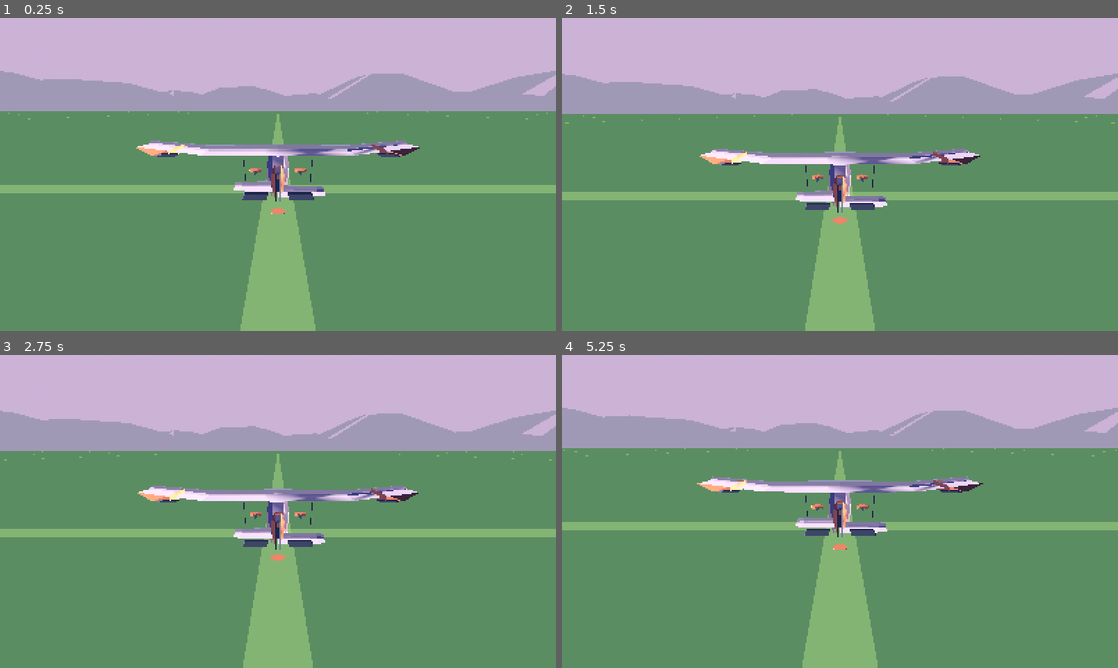
Above: before the commit, frames 1-4 (two rows, left to right).
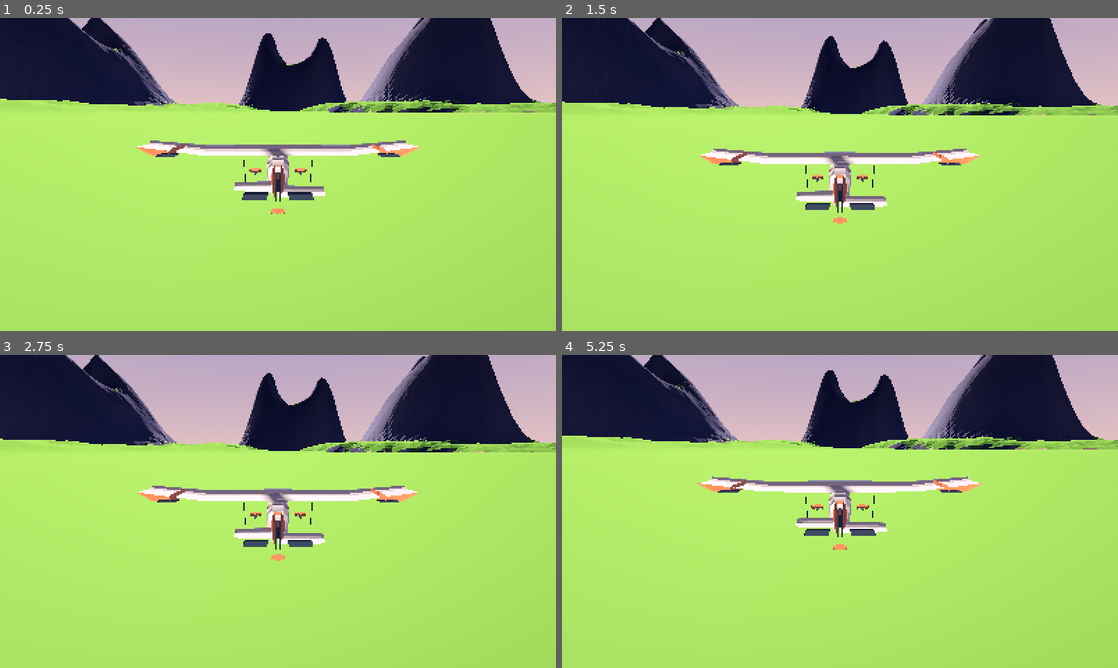
Above: after the commit, the same moments.

Repository: Virtualord/zephyr-way
Game: Godot game, scene res://scenes/main/Main.tscn
Two runs of this game, one before a commit and one after it. Both use one fixed random seed, a clock stepped at 60 frames per second and the inputs below.
Inputs:
- Up to frame 1 (0.25 s): no input
- Up to frame 2 (1.5 s): hold D (roll_right) 0.53-1.28 s; hold Space (airbrake) from 1.28 s (still down)
- Up to frame 3 (2.75 s): tap Enter at 2 s; release Space (airbrake) at 2.03 s; hold D (roll_right) from 2.03 s (still down)
- Up to frame 4 (5.25 s): tap R (reset_aircraft) at 2.75, 5 s; release D (roll_right) at 2.78 s; hold W (pitch_up) 2.78-3.53 s; hold A (roll_left) 3.53-5.03 s; hold Space (airbrake) from 5.03 s (still down)

The runs differ from the first frame. In frame 1, 88% of the frame differs, in the area x 0-100%, y 0-100%; in frame 2, 87%; in frame 3, 87%; in frame 4, 88%.

Commit message:
fix(main): resolve the world so the aircraft flies over the island
Main declared a world_scene export but never used it, so `world` stayed null and
_place_aircraft() fell through to respawn(). The aircraft spawned at the scene's
authored transform and the flight model sampled its own flat-world default.

Nothing errored. The flight suite passed, the scene ran, the aircraft took off --
just not over the island. A scene-file wiring bug is invisible to every other
suite, which is what scene_test.gd now covers.

The world node is found rather than instantiated here: the island builds terrain in
_ready and the aircraft samples its height in its own _ready, so spawning the
world later would mean a frame of the aircraft falling through ground that does not
exist yet. world_scene is the declaration of which world is expected, and a
disagreement between it and the tree is reported rather than ignored.

The authored transform is removed from Main.tscn. A height written into a scene
file is a guess about runtime-generated terrain: it happened to be 26 m above the
airport, so the aircraft dropped on spawn. Start position and heading are now
derived from the terrain, and the start heading uses the design's runway heading so
the player begins pointed down the runway rather than across it.

AircraftController.ground_height_sampler() is exposed so the wiring can be asserted.
The sampler is a Callable rather than a node reference, so this checks it is valid
and that it agrees with the island -- a sampler stuck at the y=0 default would
return 0.0 at a probe point the island puts hundreds of metres up.

Diff:
--- a/zephyr-way-opencode-pack/scenes/main/Main.tscn
+++ b/zephyr-way-opencode-pack/scenes/main/Main.tscn
@@ -1,15 +1,19 @@
 [gd_scene load_steps=5 format=3]
 
 [ext_resource type="Script" path="res://scripts/main/main.gd" id="1_main"]
-[ext_resource type="PackedScene" path="res://scenes/world/TestEnvironment.tscn" id="2_environment"]
+[ext_resource type="PackedScene" path="res://scenes/world/Island.tscn" id="2_island"]
 [ext_resource type="PackedScene" path="res://scenes/aircraft/Aircraft.tscn" id="3_aircraft"]
 [ext_resource type="PackedScene" path="res://scenes/aircraft/ChaseCamera.tscn" id="4_camera"]
 
 [node name="Main" type="Node3D"]
 script = ExtResource("1_main")
+world_scene = ExtResource("2_island")
 aircraft_scene = ExtResource("3_aircraft")
 chase_camera_scene = ExtResource("4_camera")
 
-[node name="TestEnvironment" parent="." instance=ExtResource("2_environment")]
+[node name="Island" parent="." instance=ExtResource("2_island")]
 
 [node name="Aircraft" parent="." instance=ExtResource("3_aircraft")]
+
+[node name="FlightController" parent="Aircraft" index="0"]
+ground_height_sampler_path = NodePath("../../Island")
--- a/zephyr-way-opencode-pack/scripts/aircraft/aircraft_controller.gd
+++ b/zephyr-way-opencode-pack/scripts/aircraft/aircraft_controller.gd
@@ -139,6 +139,15 @@
 		push_warning("AircraftController: ground sampler '%s' has no ground_height_at() method." % sampler.name)
 
 
+## The callable that reports terrain height, if one is connected.
+##
+## Exposed so the scene wiring can be tested. Whether the aircraft is actually
+## sampling the island rather than assuming flat ground is invisible from the flight
+## model alone: both behave identically until the terrain has relief.
+func ground_height_sampler() -> Callable:
+	return _model.ground_height_sampler if _model != null else Callable()
+
+
 func _ground_height_at(position: Vector3) -> float:
 	if _model != null and _model.ground_height_sampler.is_valid():
 		return float(_model.ground_height_sampler.call(position))
--- a/zephyr-way-opencode-pack/scripts/main/main.gd
+++ b/zephyr-way-opencode-pack/scripts/main/main.gd
@@ -1,36 +1,143 @@
 ## Entry point for the playable slice.
 ##
-## Assembles the three things milestone 1 needs and nothing more: the test
-## environment, the aircraft, and the chase camera. Aircraft respawn, input
-## actions and the main loop wiring live here so [TestEnvironment] and
-## [AircraftController] stay free of scene-graph knowledge.
+## Assembles the island, the aircraft and the chase camera, and owns the handful of
+## things that need to know about all three: where the aircraft starts, and
+## resetting it.
 ##
-## Deliberately absent for now, per PROMPT_FIRST.md: terrain, ocean, missions,
-## HUD, menus, audio and save state. A later milestone adds its own scene beside
-## this one rather than growing this script.
+## The world is a scene reference rather than a hard-coded type wherever possible,
+## so `TestEnvironment` can be swapped back in for the flat test bed without
+## touching this script. Both expose `ground_height_at`, which is the entire
+## contract between the world and the flight model.
 class_name Main
 extends Node3D
 
+## World scene to instantiate. Must expose `ground_height_at(Vector3) -> float`.
+@export var world_scene: PackedScene
 ## Aircraft scene to spawn.
 @export var aircraft_scene: PackedScene
 ## Camera scene to spawn.
 @export var chase_camera_scene: PackedScene
 
-@onready var environment: TestEnvironment = $TestEnvironment
 @onready var aircraft: AircraftController = $Aircraft/FlightController
 
+var world: Node3D
 var _chase_camera: ChaseCamera
 
 
 func _ready() -> void:
+	_resolve_world()
+	_place_aircraft()
 	_spawn_camera()
 	_connect_respawn()
 	print("[Zephyr Way] Ready. Pitch: W/S, Roll: A/D, Yaw: Q/E, Throttle: Shift/Ctrl, Airbrake: Space, Reset: R")
 
 
+## Find the world this scene is running over.
+##
+## The world node is already in the scene tree rather than instantiated here, because
+## the island builds terrain in `_ready` and the aircraft samples its height in its
+## own `_ready`; spawning it later would mean a frame of the aircraft falling through
+## ground that does not exist yet.
+##
+## [member world_scene] is therefore only a declaration of which world is expected,
+## and is used to find the node by name. That keeps the contract explicit — if the
+## scene and the declaration disagree, this says so — without duplicating the node.
+func _resolve_world() -> void:
+	if world != null:
+		return
+	if world_scene == null:
+		push_warning("Main: no world_scene set; the aircraft will fly over flat ground at y=0.")
+		return
+
+	var expected := world_scene.resource_path.get_file().get_basename()
+	world = get_node_or_null(NodePath(expected)) as Node3D
+	if world == null:
+		push_warning("Main: world_scene is set but no '%s' node is in the scene." % expected)
+		return
+	if not world.has_method(&"ground_height_at"):
+		push_warning("Main: '%s' has no ground_height_at(); the aircraft cannot land." % expected)
+
+
 func _unhandled_input(event: InputEvent) -> void:
 	if event.is_action_pressed(&"reset_aircraft"):
 		reset_aircraft()
+
+
+## Spawn position for the aircraft.
+##
+## On the island this is the airport plateau, at the position the design specifies.
+## The world origin would be a poor choice on generated terrain, since it may well be
+## underwater and means nothing to a player.
+##
+## The aircraft is placed exactly on the surface, not above it. A scene-authored
+## transform is not good enough: the terrain is generated at runtime, so any height
+## written into the scene file is a guess that will be wrong as soon as the seed
+## changes. Spawning high enough to be safe would mean dropping onto the runway on
+## the first frame.
+func _place_aircraft() -> void:
+	if world == null:
+		aircraft.respawn()
+		return
+
+	var start := _find_start_point()
+	aircraft.start_position = Vector3(
+		start.x,
+		_call_ground_height(Vector3(start.x, 0.0, start.y)),
+		start.y
+	)
+	aircraft.start_heading_degrees = _start_heading()
+	aircraft.respawn()
+
+
+## Heading the aircraft starts facing, in degrees.
+##
+## Aligned with the runway so the player begins pointed down it rather than across
+## it. Milestone 05 builds the runway itself; this only needs the design's number.
+func _start_heading() -> float:
+	var island := world as Island
+	if island == null or island.generator == null:
+		return 0.0
+	return island.generator.airport_heading_degrees
+
+
+## Where to start: the airport plateau, since the design fixes its position and the
+## terrain generator flattens it deliberately.
+func _find_start_point() -> Vector2:
+	var island := world as Island
+	if island != null and island.generator != null:
+		return island.generator.airport_position
+	return Vector2.ZERO
+
+
+## Spiral search for somewhere flat and above the waterline.
+func _flat_dry_point_near(centre: Vector2, max_radius: float) -> Vector2:
+	for ring in 8:
+		var radius := max_radius * float(ring) / 8.0
+		var samples := 8 * maxi(ring, 1)
+		for index in samples:
+			var angle := TAU * float(index) / float(samples)
+			var point := centre + Vector2(cos(angle), sin(angle)) * radius
+			var height := _call_ground_height(Vector3(point.x, 0.0, point.y))
+			if height > 20.0:
+				# Flatness matters more than exact flatness: a plateau edge is fine.
+				var slope := _call_slope(point)
+				if slope < 0.12:
+					return point
+	return Vector2.ZERO
+
+
+## Calls `ground_height_at` when the world provides it.
+func _call_ground_height(position: Vector3) -> float:
+	if world != null and world.has_method(&"ground_height_at"):
+		return float(world.call(&"ground_height_at", position))
+	return 0.0
+
+
+func _call_slope(point: Vector2) -> float:
+	var island := world as Island
+	if island != null and island.generator != null:
+		return island.generator.slope_at(point.x, point.y)
+	return 0.0
 
 
 ## Return the aircraft to its start pose and snap the camera with it, so the view
